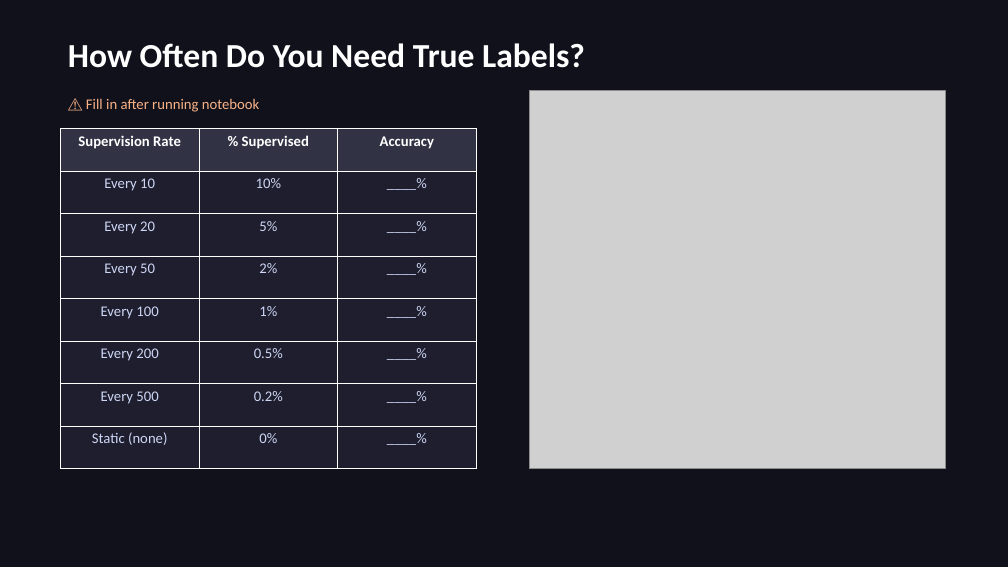
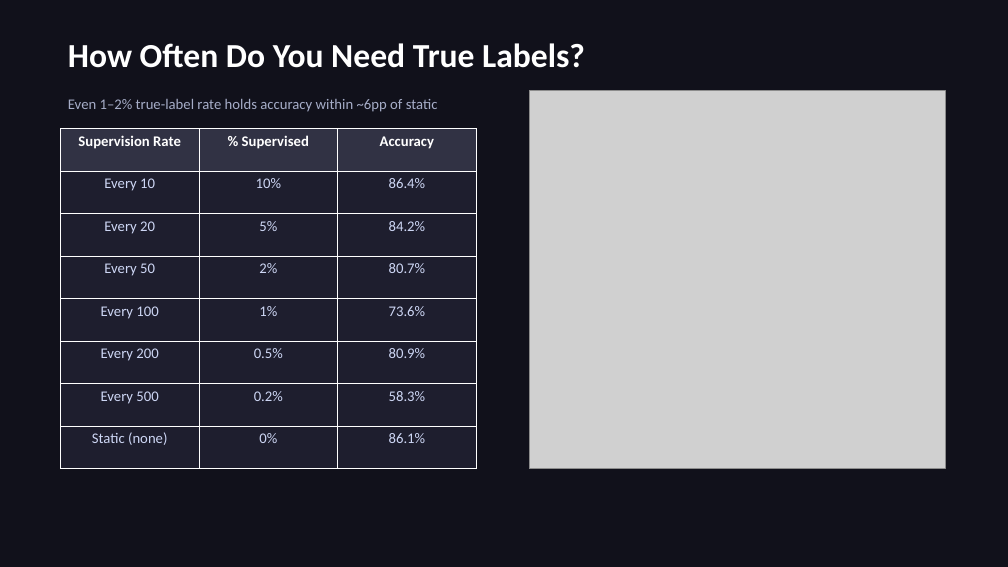
Before and after one commit to pkarakala/cqec-ml-decoder, a slide deck: slide 14 of presentation/adaptive_qec_slides.pptx. Drawn at 1008x567 pixels with LibreOffice and Linux fonts; fonts in the diff are those of the drawing; grey boxes stand for pictures. Boxes give left, top, right and bottom in pixels: in the first picture for what was removed or moved away, otherwise in the second. Text is boxed around its words. In the diff, an @@ line names an element or a change of style, - is before the commit and + after.

```diff
--- a/presentation/adaptive_qec_slides.pptx
+++ b/presentation/adaptive_qec_slides.pptx
@@ text at box(68, 99, 438, 112): text changed; text colour #FAB387 to #A6ADC8 @@
-⚠️ Fill in after running notebook
+Even 1–2% true-label rate holds accuracy within ~6pp of static
@@ table at box(60, 129, 476, 469) @@
-row 2, column 3: ____%
+row 2, column 3: 86.4%
-row 3, column 3: ____%
+row 3, column 3: 84.2%
-row 4, column 3: ____%
+row 4, column 3: 80.7%
-row 5, column 3: ____%
+row 5, column 3: 73.6%
-row 6, column 3: ____%
+row 6, column 3: 80.9%
-row 7, column 3: ____%
+row 7, column 3: 58.3%
-row 8, column 3: ____%
+row 8, column 3: 86.1%
```
Also in this commit, not shown: 6 other slides changed, 20 other files.
